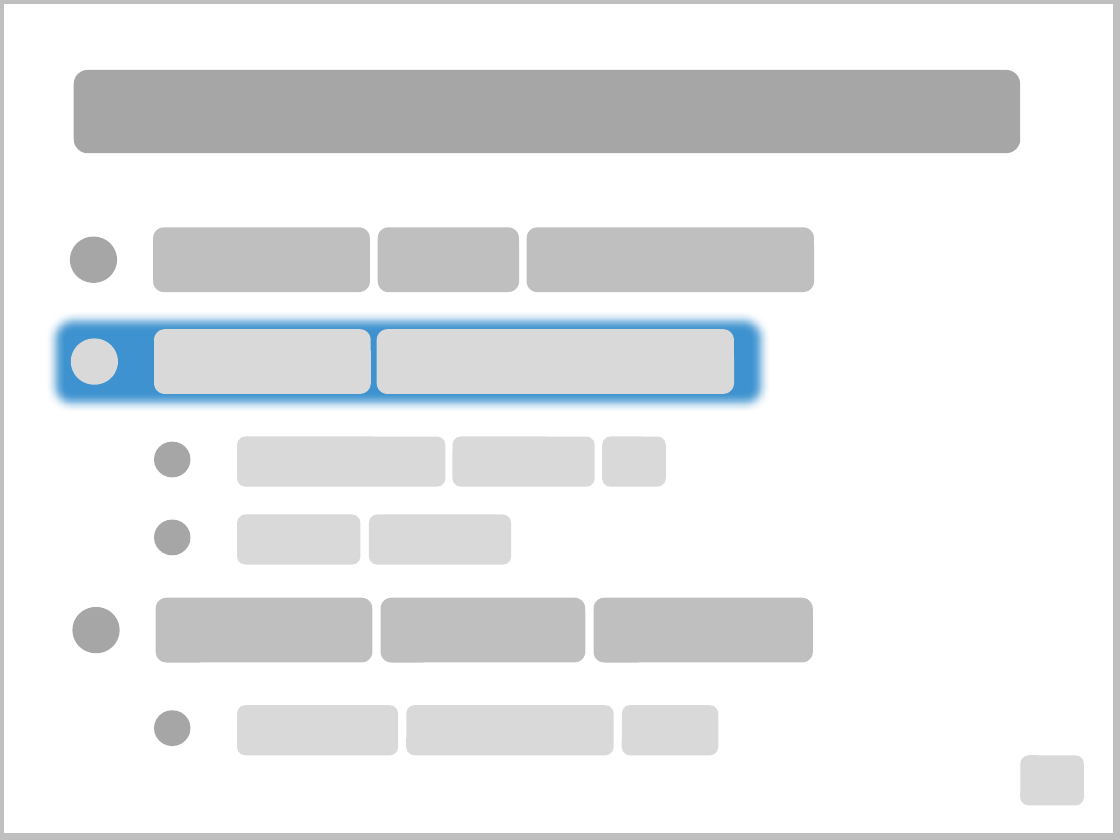
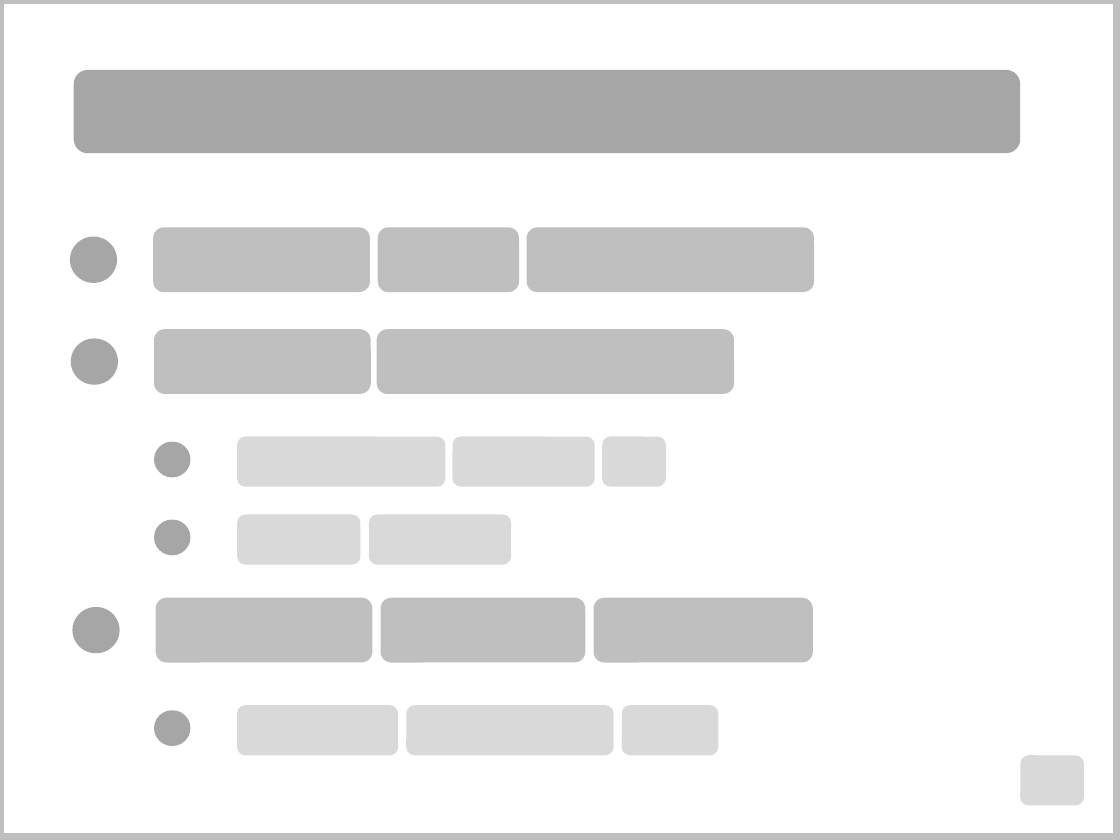
Before and after one commit to PowerPointLabs/PowerPointLabs, a slide deck: slide 2 of doc/Highlight points gif.pptx (slide 3 before the commit). Drawn at 1120x840 pixels with LibreOffice and Linux fonts; fonts in the diff are those of the drawing. Boxes give left, top, right and bottom in pixels: in the first picture for what was removed or moved away, otherwise in the second. Text is boxed around its words. In the diff, an @@ line names an element or a change of style, - is before the commit and + after.

```diff
--- a/doc/Highlight points gif.pptx
+++ b/doc/Highlight points gif.pptx
@@ rounded rectangle removed at (x1=48, y1=311, x2=770, y2=409) @@
@@ ellipse at (x1=70, y1=339, x2=118, y2=386): fill #D9D9D9 to #A6A6A6 @@
@@ rounded rectangle at (x1=154, y1=330, x2=370, y2=395): fill #D9D9D9 to #BFBFBF @@
@@ rounded rectangle at (x1=378, y1=330, x2=736, y2=395): fill #D9D9D9 to #BFBFBF @@
```
Also in this commit, not shown: 3 other slides changed, 8 slides removed.
